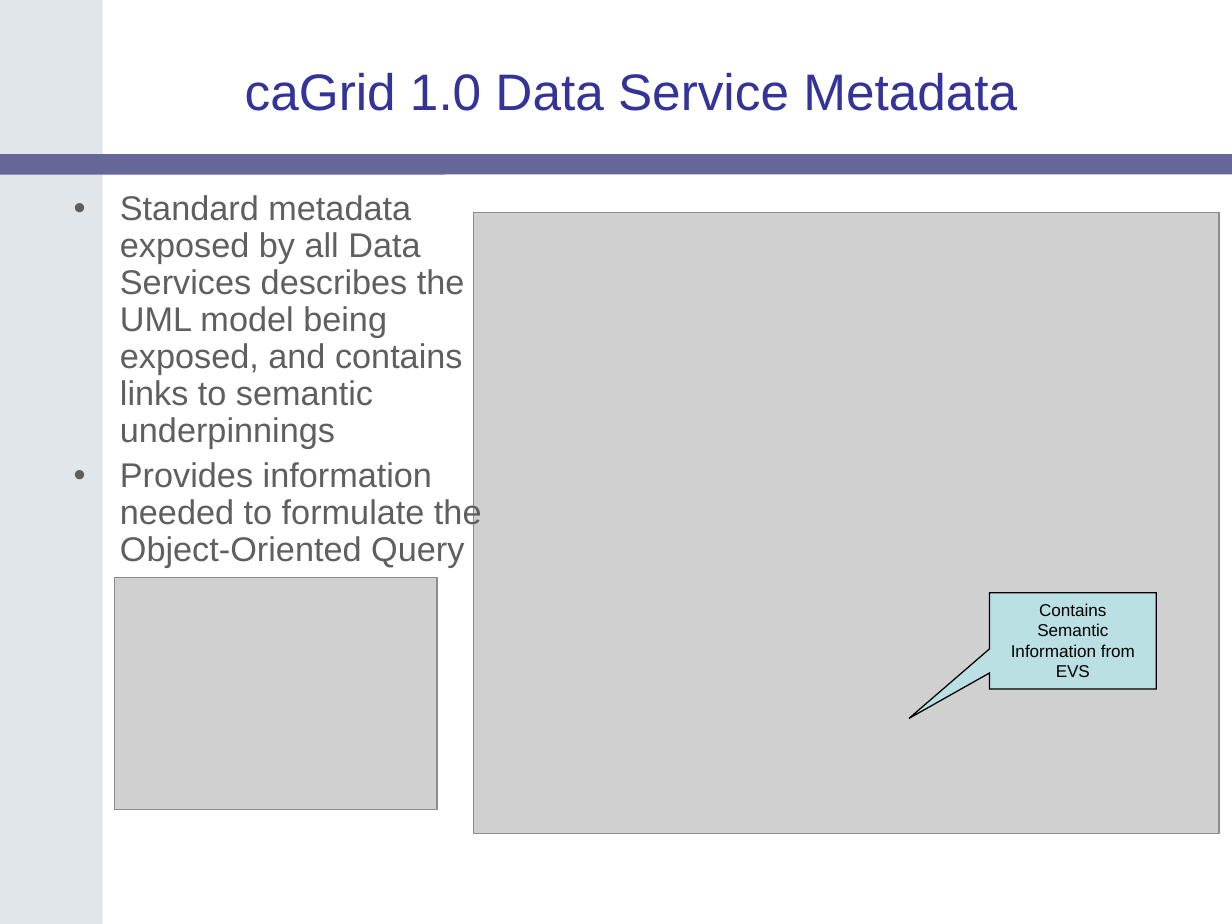
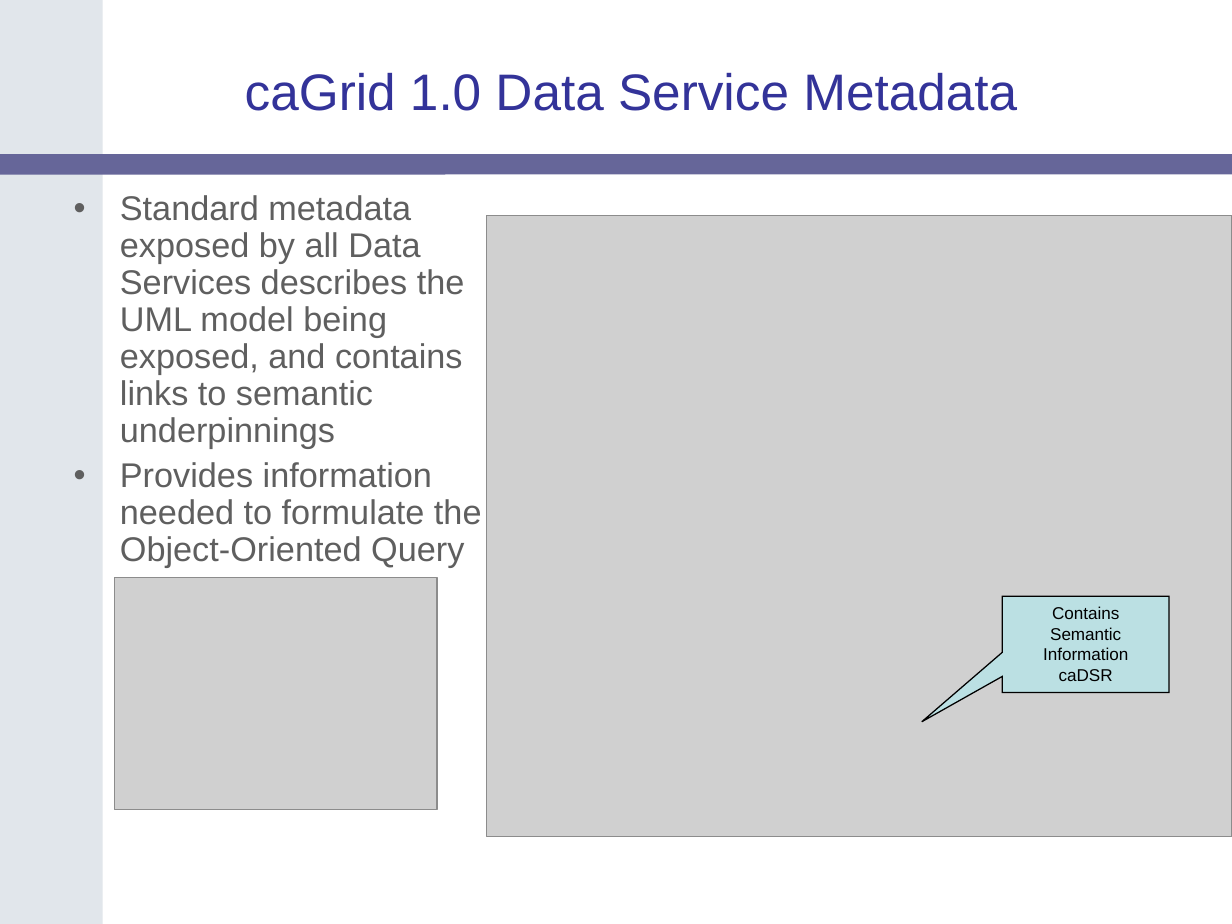
Before and after one commit to NCIP/cagrid-portal, a slide deck: slide 31 of cagrid-1-0/Documentation/presentations/200607_VCDE_ARCH/caGrid-1.0_Beta_Metadata.ppt (slide 27 before the commit). Drawn at 1232x924 pixels with LibreOffice and Linux fonts; fonts in the diff are those of the drawing; grey boxes stand for pictures; background and template pictures are left out. Boxes give left, top, right and bottom in pixels: in the first picture for what was removed or moved away, otherwise in the second. Text is boxed around its words. In the diff, an @@ line names an element or a change of style, - is before the commit and + after.

```diff
--- a/cagrid-1-0/Documentation/presentations/200607_VCDE_ARCH/caGrid-1.0_Beta_Metadata.ppt
+++ b/cagrid-1-0/Documentation/presentations/200607_VCDE_ARCH/caGrid-1.0_Beta_Metadata.ppt
@@ picture: place and size @@
-picture at bbox=[473, 212, 1218, 833]
+picture at bbox=[487, 216, 1232, 837]
@@ speech box "Contains Semantic Information caDSR": place and size @@
-speech box "Contains Semantic Information caDSR" at bbox=[989, 593, 1156, 689]
+speech box "Contains Semantic Information caDSR" at bbox=[1003, 596, 1169, 692]
@@ text in speech box at bbox=[1043, 606, 1128, 681]: text changed @@
-Contains Semantic Information from EVS
+Contains Semantic Information caDSR
```
Also in this commit, not shown: 8 other slides changed, 4 slides added, 1 other file.
